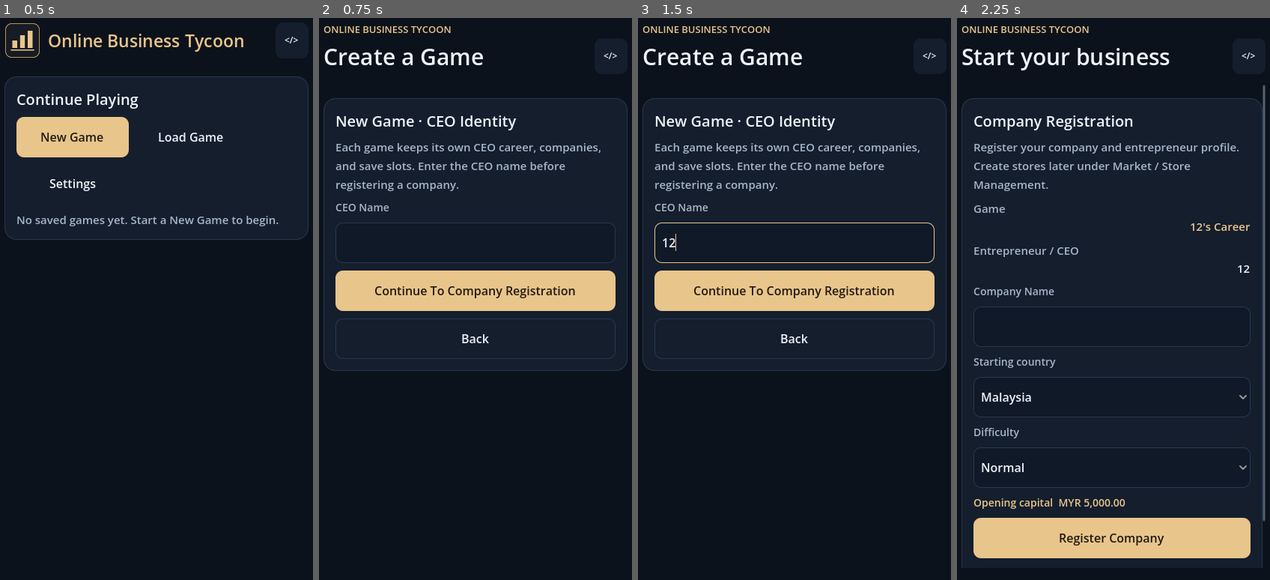
Above: before the commit, frames 1-4 (left to right).
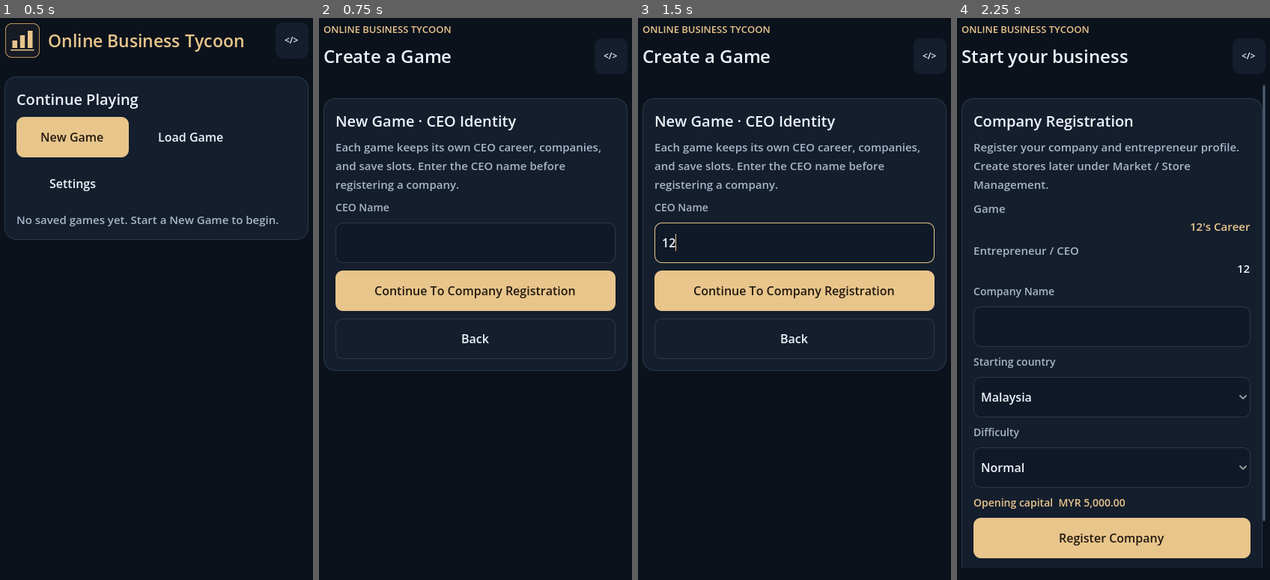
Above: after the commit, the same moments.

Repository: UphyRaop/online-business-tycoon
Game: Godot game, scene res://main.tscn
Same seed, same stepped clock (60 frames per second), same inputs: the game is played once before the commit and once after it.
Inputs (mouse positions are in pixels of both pictures, inside the frame that each line leads up to):
- Up to frame 1 (0.5 s): no input
- Up to frame 2 (0.75 s): click "New Game" at 0.5 s
- Up to frame 3 (1.5 s): click (794, 242) at 1.27 s; type "12" at 1.35 s
- Up to frame 4 (2.25 s): click "Continue To Company Registrat…" at 2 s

Frame 1 is identical in both runs. In frame 2, 0.7% of the frame differs, in the area x 1-53%, y 5-9%; in frame 3, 0.7%; in frame 4, 1.0%, in the area x 1-68%, y 5-10%.

Commit message:
Tighten page headings and advertising KPI layout

Diff:
--- a/advertising_view.gd
+++ b/advertising_view.gd
@@ -28,9 +28,9 @@
 	_analytics_kpi(app, kpis, "Attributed Revenue", app.money(totals.attributed_revenue - totals.attributed_refunds))
 	var roas: String = "%.2f×" % (float(totals.attributed_revenue) / totals.spend) if totals.spend > 0 else "—"
 	var lifetime_conversions: int = maxi(0, totals.purchases + totals.preorders - totals.preorders_cancelled)
-	_analytics_kpi(app, kpis, "ROAS · CPA", "%s · %s" % [roas, _unit_cost(app, totals.spend, lifetime_conversions)])
+	_analytics_pair_kpi(app, kpis, "ROAS · CPA", "ROAS", roas, "CPA", _unit_cost(app, totals.spend, lifetime_conversions), "MarketingKPI_ROAS_CPA")
 	_analytics_kpi(app, kpis, "Purchases", _count(totals.purchases))
-	_analytics_kpi(app, kpis, "CTR · CPM", "%.2f%% · %s" % [Ads.ctr_percent(totals.clicks, totals.impressions), app.money(roundi(Ads.cpm_cents(totals.spend, totals.impressions)))])
+	_analytics_pair_kpi(app, kpis, "CTR · CPM", "CTR", "%.2f%%" % Ads.ctr_percent(totals.clicks, totals.impressions), "CPM", app.money(roundi(Ads.cpm_cents(totals.spend, totals.impressions))), "MarketingKPI_CTR_CPM")
 	var profit: int = int(totals.attributed_revenue) - int(totals.attributed_refunds) - int(totals.estimated_costs) + int(totals.estimated_costs_reversed) - int(totals.spend)
 	app.metric(view, "Estimated Advertising Profit", app.money(profit), app.profit_color(profit))
 	var platform_card: VBoxContainer = app.card("Platforms")
@@ -451,6 +451,30 @@
 	panel.add_child(content)
 	parent.add_child(panel)
 
+static func _analytics_pair_kpi(app: Control, parent: Control, title: String, first_name: String, first_value: String, second_name: String, second_value: String, control_name: String) -> void:
+	var panel := PanelContainer.new()
+	panel.name = control_name
+	panel.size_flags_horizontal = Control.SIZE_EXPAND_FILL
+	panel.add_theme_stylebox_override("panel", Style.box(Style.INPUT, Style.LINE, 10, 12))
+	var content := VBoxContainer.new()
+	content.add_theme_constant_override("separation", 4)
+	content.add_child(app.label(title, 13, Style.MUTED))
+	for metric in [[first_name, first_value], [second_name, second_value]]:
+		var metric_row := HBoxContainer.new()
+		metric_row.add_theme_constant_override("separation", 6)
+		var metric_label: Label = app.label(str(metric[0]), 11, Style.MUTED)
+		metric_label.size_flags_horizontal = Control.SIZE_EXPAND_FILL
+		metric_label.autowrap_mode = TextServer.AUTOWRAP_OFF
+		var value_label: Label = app.label(str(metric[1]), 14, Style.GOLD)
+		value_label.name = "%sValue" % str(metric[0]).replace(" ", "")
+		value_label.horizontal_alignment = HORIZONTAL_ALIGNMENT_RIGHT
+		value_label.autowrap_mode = TextServer.AUTOWRAP_OFF
+		metric_row.add_child(metric_label)
+		metric_row.add_child(value_label)
+		content.add_child(metric_row)
+	panel.add_child(content)
+	parent.add_child(panel)
+
 static func _analytics_card(app: Control, parent: Control, title: String) -> VBoxContainer:
 	var panel := PanelContainer.new()
 	panel.size_flags_horizontal = Control.SIZE_EXPAND_FILL
--- a/main.gd
+++ b/main.gd
@@ -2207,7 +2207,7 @@
 			"Inbound Stock": page_title = "Inbound Stock"
 			"Supplier Relationships": page_title = "Supplier Relationships"
 			"Supplier Returns": page_title = "Supplier Returns"
-		var title := label(page_title, 21 if compact_landscape else (26 if viewport_width < 600.0 else 30))
+		var title := label(page_title, 21 if compact_landscape else (24 if viewport_width < 600.0 else 26))
 		title.size_flags_horizontal = Control.SIZE_EXPAND_FILL
 		heading.add_child(title)
 	elif screen == "Title":
@@ -2219,7 +2219,7 @@
 			"Advertising Analytics": "Ads Analytics", "Management": "Store Management", "Store Listings": "Store Listings", "Avatar Crop": "Crop Profile Photo",
 		"CEO identity conflict": "Identity choice", "New Game": "Create a Game"}
 		var screen_heading := row(masthead)
-		var screen_title := label(titles.get(screen, screen), 30)
+		var screen_title := label(titles.get(screen, screen), 24 if viewport_width < 600.0 else 26)
 		screen_title.size_flags_horizontal = Control.SIZE_EXPAND_FILL
 		screen_heading.add_child(screen_title)
 		if not global_game_header:
--- a/phase4_ui_test.gd
+++ b/phase4_ui_test.gd
@@ -86,8 +86,10 @@
 	expect(not app.day_advance_pending and app.sim.state.day == 1,
 		"Cancelling Advance Day leaves the simulation date and state unchanged")
 	var page_heading: Control = app.find_child("PageHeading", true, false)
-	expect(page_heading != null and controls(page_heading, "Button").is_empty(),
-		"Save Game and Main Menu are not duplicated beside the page heading")
+	var page_heading_label := controls(page_heading, "Label").front() as Label if page_heading != null and not controls(page_heading, "Label").is_empty() else null
+	expect(page_heading != null and controls(page_heading, "Button").is_empty()
+		and page_heading_label != null and page_heading_label.get_theme_font_size("font_size") == 26,
+		"Page heading stays within the compact 26 px desktop hierarchy without duplicating Save Game or Main Menu")
 	var content_scroll: ScrollContainer = app.find_child("GameContentScroll", true, false)
 	expect(content_scroll != null and not content_scroll.is_ancestor_of(game_date)
 		and not content_scroll.is_ancestor_of(header_balance) and content_scroll.is_ancestor_of(bank_balance),
@@ -267,6 +269,12 @@
 		"Marketing secondary tabs use a gold selected underline, transparent inactive tabs, 44 px touch area, and visible keyboard focus")
 	press("Advertising")
 	expect(app.page == "Advertising" and has_label("Advertising Overview"), "Marketing Overview opens the advertising overview")
+	var ctr_value := app.find_child("CTRValue", true, false) as Label
+	var cpm_value := app.find_child("CPMValue", true, false) as Label
+	expect(app.find_child("MarketingKPI_CTR_CPM", true, false) != null and ctr_value != null and cpm_value != null
+		and ctr_value.text.ends_with("%") and cpm_value.text == app.money(0)
+		and ctr_value.autowrap_mode == TextServer.AUTOWRAP_OFF and cpm_value.autowrap_mode == TextServer.AUTOWRAP_OFF,
+		"CTR and CPM render as separate single-line values so currency codes cannot split across lines")
 	press("Ads Manager")
 	expect(app.screen == "Campaign Manager" or app.page == "Campaign Manager", "Ads Manager remains reachable")
 	press("Ads Analytics")
Binary file added: docs/pr33-evidence/routes/ads-analytics-empty-1366.png
Binary file added: docs/pr33-evidence/routes/company-management-after-title-1366.png
Binary file added: docs/pr33-evidence/routes/company-management-before-title-refinement.png
Binary file added: docs/pr33-evidence/routes/finance-dashboard-empty-1366.png
Binary file added: docs/pr33-evidence/routes/finance-expenses-empty-1366.png
Binary file added: docs/pr33-evidence/routes/finance-statements-empty-1366.png
Binary file added: docs/pr33-evidence/routes/marketing-overview-after-kpi-fix-1366.png
Binary file added: docs/pr33-evidence/routes/marketing-overview-before-kpi-fix-1366.png
Binary file added: docs/pr33-evidence/routes/my-products-empty-1366.png
Binary file added: docs/pr33-evidence/routes/orders-390x844.png
Binary file added: docs/pr33-evidence/routes/orders-empty-1366.png
Binary file added: docs/pr33-evidence/routes/preorders-empty-1366.png
(and 8 more such lines)
